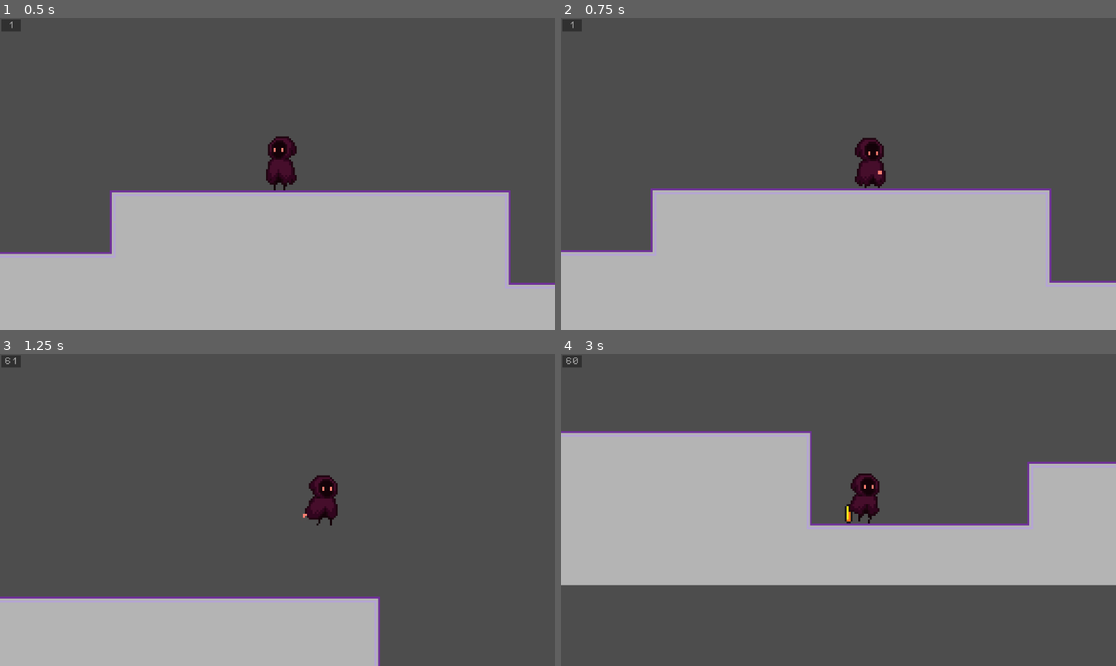
Above: before the commit, frames 1-4 (two rows, left to right).
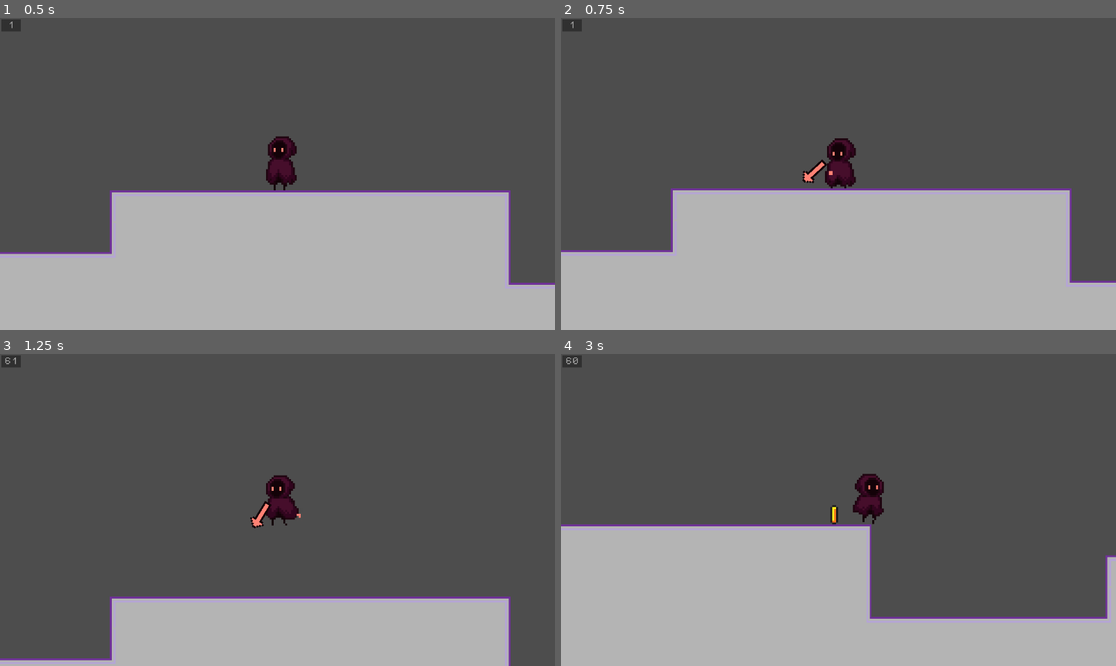
Above: after the commit, the same moments.

Repository: SuperDuperOrganisationsname/gmtk2024
Game: Godot game, scene res://scenes/game.tscn
Same seed, same stepped clock (60 frames per second), same inputs: the game is played once before the commit and once after it.
Inputs:
- Up to frame 1 (0.5 s): no input
- Up to frame 2 (0.75 s): hold D (move_right) from 0.53 s (still down); hold K (throw) from 0.53 s (still down); tap J (attack) at 0.6 s
- Up to frame 3 (1.25 s): keep holding D (move_right); keep holding K (throw); tap Space (jump) at 0.77 s
- Up to frame 4 (3 s): release K (throw) at 1.28 s; tap K (throw) at 1.35 s; tap Space (jump) at 1.52 s; tap J (attack) at 1.55, 2.1 s; release D (move_right) at 2.03 s; hold A (move_left) 2.03-2.78 s; hold K (throw) 2.03-2.78 s; hold D (move_right) from 2.78 s (still down); tap H (shrink) at 2.85 s

Frame 1 is identical in both runs. In frame 2, 3.7% of the frame differs, in the area x 16-92%, y 38-86%; in frame 3, 11%; in frame 4, 48%, in the area x 0-100%, y 24-100%.

Commit message:
added throw indicator signal

Diff:
--- a/scenes/player.tscn
+++ b/scenes/player.tscn
@@ -1,7 +1,8 @@
-[gd_scene load_steps=30 format=3 uid="uid://6j8yqwaj8xar"]
+[gd_scene load_steps=31 format=3 uid="uid://6j8yqwaj8xar"]
 
 [ext_resource type="Script" path="res://scripts/player.gd" id="1_cic6y"]
 [ext_resource type="Texture2D" uid="uid://c3ng8ye0qlgha" path="res://assets/sprites/main_charakter.png" id="2_dfnnq"]
+[ext_resource type="PackedScene" uid="uid://dlu0hf8xor7x1" path="res://scenes/throw_indicator.tscn" id="3_8pc0c"]
 
 [sub_resource type="AnimationNodeAnimation" id="AnimationNodeAnimation_6vknt"]
 animation = &"attack_left"
@@ -79,7 +80,7 @@
 states/Run/node = SubResource("AnimationNodeBlendSpace1D_h0p3o")
 states/Run/position = Vector2(649, 100)
 transitions = ["Start", "Idle", SubResource("AnimationNodeStateMachineTransition_v3umx"), "Idle", "Attack", SubResource …(418 unchanged characters)…
-graph_offset = Vector2(-4, -112)
+graph_offset = Vector2(-47, -61)
 
 [sub_resource type="Animation" id="Animation_qo5fo"]
 length = 0.001
@@ -168,8 +169,8 @@
 "values": [false]
 }
 
-[sub_resource type="Animation" id="Animation_hdqrk"]
-resource_name = "attack_right"
+[sub_resource type="Animation" id="Animation_vcn1s"]
+resource_name = "attack_left"
 length = 0.65
 tracks/0/type = "value"
 tracks/0/imported = false
@@ -205,7 +206,7 @@
 "times": PackedFloat32Array(0.3, 0.4, 0.5),
 "transitions": PackedFloat32Array(1, 1, 1),
 "update": 0,
-"values": [Vector2(5, -24), Vector2(11, -10), Vector2(7, -1)]
+"values": [Vector2(-5, -24), Vector2(-11, -10), Vector2(-7, -1)]
 }
 tracks/3/type = "value"
 tracks/3/imported = false
@@ -243,9 +244,21 @@
 "update": 1,
 "values": [true, false, true]
 }
-
-[sub_resource type="Animation" id="Animation_vcn1s"]
-resource_name = "attack_left"
+tracks/6/type = "value"
+tracks/6/imported = false
+tracks/6/enabled = true
+tracks/6/path = NodePath("Sprite:flip_h")
+tracks/6/interp = 1
+tracks/6/loop_wrap = true
+tracks/6/keys = {
+"times": PackedFloat32Array(0),
+"transitions": PackedFloat32Array(1),
+"update": 1,
+"values": [true]
+}
+
+[sub_resource type="Animation" id="Animation_hdqrk"]
+resource_name = "attack_right"
 length = 0.65
 tracks/0/type = "value"
 tracks/0/imported = false
@@ -281,7 +294,7 @@
 "times": PackedFloat32Array(0.3, 0.4, 0.5),
 "transitions": PackedFloat32Array(1, 1, 1),
 "update": 0,
-"values": [Vector2(-5, -24), Vector2(-11, -10), Vector2(-7, -1)]
+"values": [Vector2(5, -24), Vector2(11, -10), Vector2(7, -1)]
 }
 tracks/3/type = "value"
 tracks/3/imported = false
@@ -318,34 +331,6 @@
 "transitions": PackedFloat32Array(1, 1, 1),
 "update": 1,
 "values": [true, false, true]
-}
-tracks/6/type = "value"
-tracks/6/imported = false
-tracks/6/enabled = true
-tracks/6/path = NodePath("Sprite:flip_h")
-tracks/6/interp = 1
-tracks/6/loop_wrap = true
-tracks/6/keys = {
-"times": PackedFloat32Array(0),
-"transitions": PackedFloat32Array(1),
-"update": 1,
-"values": [true]
-}
-
-[sub_resource type="Animation" id="Animation_72kmm"]
-resource_name = "idle_right"
-loop_mode = 1
-tracks/0/type = "value"
-tracks/0/imported = false
-tracks/0/enabled = true
-tracks/0/path = NodePath("Sprite:frame")
-tracks/0/interp = 1
-tracks/0/loop_wrap = true
-tracks/0/keys = {
-"times": PackedFloat32Array(0, 0.166667, 0.333333, 0.6, 0.7, 0.8),
-"transitions": PackedFloat32Array(1, 1, 1, 1, 1, 1),
-"update": 1,
-"values": [0, 1, 0, 8, 9, 8]
 }
 
 [sub_resource type="Animation" id="Animation_117mt"]
@@ -376,9 +361,8 @@
 "values": [0, 1, 0, 8, 9, 8]
 }
 
-[sub_resource type="Animation" id="Animation_ed1ms"]
-resource_name = "run_right"
-length = 0.8
+[sub_resource type="Animation" id="Animation_72kmm"]
+resource_name = "idle_right"
 loop_mode = 1
 tracks/0/type = "value"
 tracks/0/imported = false
@@ -387,10 +371,10 @@
 tracks/0/interp = 1
 tracks/0/loop_wrap = true
 tracks/0/keys = {
-"times": PackedFloat32Array(-2.6077e-08, 0.1, 0.2, 0.3, 0.4, 0.5, 0.6, 0.7),
-"transitions": PackedFloat32Array(1, 1, 1, 1, 1, 1, 1, 1),
-"update": 1,
-"values": [24, 25, 26, 27, 28, 29, 30, 31]
+"times": PackedFloat32Array(0, 0.166667, 0.333333, 0.6, 0.7, 0.8),
+"transitions": PackedFloat32Array(1, 1, 1, 1, 1, 1),
+"update": 1,
+"values": [0, 1, 0, 8, 9, 8]
 }
 
 [sub_resource type="Animation" id="Animation_df1l5"]
@@ -422,6 +406,23 @@
 "values": [24, 25, 26, 27, 28, 29, 30, 31]
 }
 
+[sub_resource type="Animation" id="Animation_ed1ms"]
+resource_name = "run_right"
+length = 0.8
+loop_mode = 1
+tracks/0/type = "value"
+tracks/0/imported = false
+tracks/0/enabled = true
+tracks/0/path = NodePath("Sprite:frame")
+tracks/0/interp = 1
+tracks/0/loop_wrap = true
+tracks/0/keys = {
+"times": PackedFloat32Array(-2.6077e-08, 0.1, 0.2, 0.3, 0.4, 0.5, 0.6, 0.7),
+"transitions": PackedFloat32Array(1, 1, 1, 1, 1, 1, 1, 1),
+"update": 1,
+"values": [24, 25, 26, 27, 28, 29, 30, 31]
+}
+
 [sub_resource type="AnimationLibrary" id="AnimationLibrary_d8882"]
 _data = {
 "RESET": SubResource("Animation_qo5fo"),
@@ -479,3 +480,6 @@
 shape = SubResource("CapsuleShape2D_mt4td")
 disabled = true
 debug_color = Color(0.99028, 0, 0.280283, 0.42)
+
+[node name="ThrowIndicator" parent="." instance=ExtResource("3_8pc0c")]
+position = Vector2(16, -13)
--- a/scripts/player.gd
+++ b/scripts/player.gd
@@ -1,38 +1,75 @@
 extends CharacterBody2D
+
+signal throw_talisman(vector: Vector2)
 
 const SPEED = 130.0
 const JUMP_VELOCITY = -300.0
+const INDICATOR_DISTANCE = 18
+const INDICATOR_ROTATION_SPEED = 0.2
+const INDICATOR_ROTATION_CENTER = Vector2(0, -17)
 
-var direction = -1
+var direction = 1
+var last_direction = 1
 # Get the gravity from the project settings to be synced with RigidBody nodes.
 var gravity = ProjectSettings.get_setting("physics/2d/default_gravity")
+var indicator_rotation = 0
 
 @onready var animation_player: AnimationPlayer = $AnimationPlayer
 @onready var animation_tree: AnimationTree = $AnimationTree
+@onready var throw_indicator: StaticBody2D = $ThrowIndicator
 
 func _ready() -> void:
 	animation_tree.active = true
+	throw_indicator.visible = false
 
 func _process(delta: float) -> void:
 	update_animation()
 
 func _physics_process(delta):
+	var throw_pressed = Input.is_action_pressed("throw")
 	# Add the gravity.
 	if not is_on_floor():
 		velocity.y += gravity * delta
-
 
 	# Handle jump.
 	if Input.is_action_just_pressed("jump") and is_on_floor():
 		velocity.y = JUMP_VELOCITY
 
 	direction = Input.get_axis("move_left", "move_right")
+	var rotation_direction = direction
 	# left -1, right +1
-	if direction:
+	if direction and not throw_pressed:
 		velocity.x = direction * SPEED
 	else:
 		velocity.x = move_toward(velocity.x, 0, SPEED)
 
+	# Throw indicator
+	# Setup throw indicator
+	if Input.is_action_just_pressed("throw"):
+		if last_direction == -1:
+			throw_indicator.rotation = PI
+			indicator_rotation = PI
+		else:
+			throw_indicator.rotation = 0
+			indicator_rotation = 0
+		throw_indicator.position.x = last_direction * INDICATOR_DISTANCE + INDICATOR_ROTATION_CENTER.x
+	# move indicator while button is held
+	if throw_pressed:
+		direction = 0
+		velocity.x = 0
+		indicator_rotation += INDICATOR_ROTATION_SPEED * rotation_direction
+		throw_indicator.position = INDICATOR_DISTANCE * Vector2(cos(indicator_rotation), sin(indicator_rotation)) + INDICATOR_ROTATION_CENTER
+		throw_indicator.rotation = indicator_rotation
+		throw_indicator.visible = true
+	else:
+		throw_indicator.visible = false
+	# throw talisman when button is released
+	if Input.is_action_just_released("throw"):
+		var v: Vector2 = INDICATOR_DISTANCE * Vector2(cos(indicator_rotation), sin(indicator_rotation)) + INDICATOR_ROTATION_CENTER
+		throw_talisman.emit(v.normalized())
+
+	if direction != 0:
+		last_direction = direction
 	move_and_slide()
 
 func update_animation():
